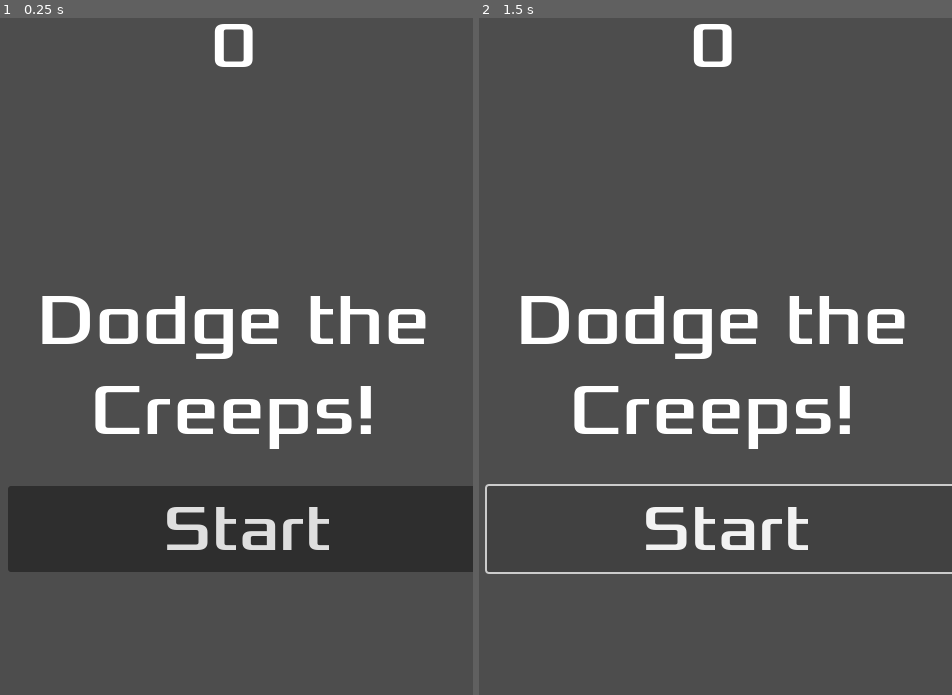
Above: before the commit, frames 1-2 (left to right).
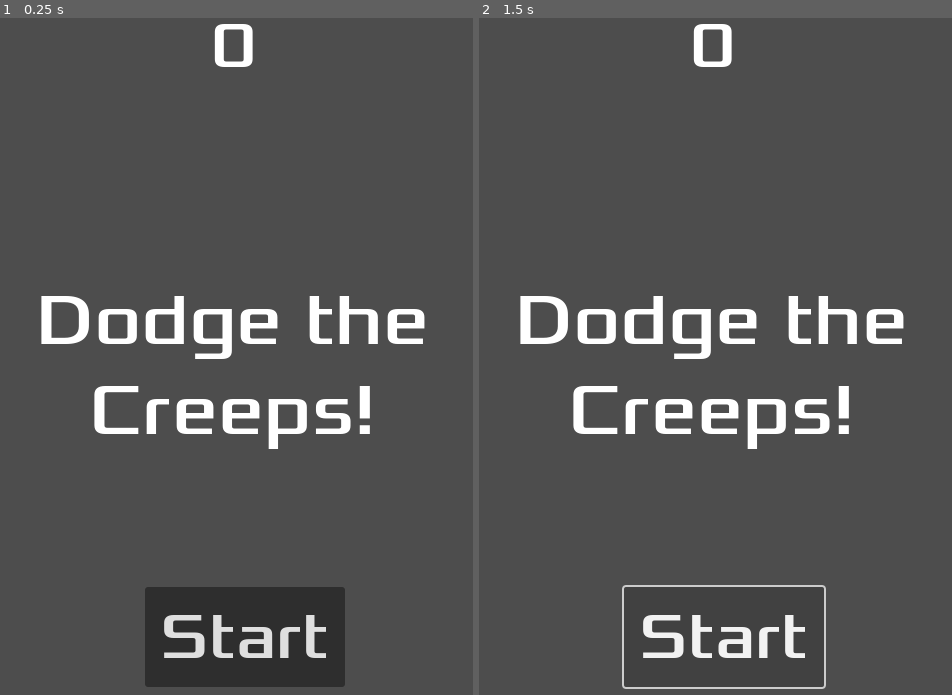
Above: after the commit, the same moments.

Repository: john9francis/first-godot
Game: Godot game, scene res://hud.tscn
Same seed, same stepped clock (60 frames per second), same inputs: the game is played once before the commit and once after it. This scene is started directly instead of the project's main scene.
Inputs:
- Up to frame 1 (0.25 s): no input
- Up to frame 2 (1.5 s): click "Start" at 0.5 s; click "Start" at 1.25 s

The runs differ from the first frame. In frame 1, 20% of the frame differs, in the area x 1-100%, y 41-99%; in frame 2, 3.7%.

Commit message:
set up hud with correct configuration

Diff:
--- a/hud.tscn
+++ b/hud.tscn
@@ -22,9 +22,9 @@
 anchor_top = 0.5
 anchor_right = 0.5
 anchor_bottom = 0.5
-offset_left = -265.5
+offset_left = -240.0
 offset_top = -90.0
-offset_right = 265.5
+offset_right = 240.0
 offset_bottom = 90.0
 grow_horizontal = 2
 grow_vertical = 2
@@ -35,18 +35,21 @@
 autowrap_mode = 2
 
 [node name="StartButton" type="Button" parent="."]
-anchors_preset = 14
-anchor_top = 0.5
-anchor_right = 1.0
-anchor_bottom = 0.5
-offset_left = 15.0
-offset_top = 119.0
-offset_right = 15.0
-offset_bottom = 205.0
+anchors_preset = 7
+anchor_left = 0.5
+anchor_top = 1.0
+anchor_right = 0.5
+anchor_bottom = 1.0
+offset_left = -88.5
+offset_top = -140.0
+offset_right = 111.5
+offset_bottom = -40.0
 grow_horizontal = 2
-grow_vertical = 2
+grow_vertical = 0
 theme_override_fonts/font = ExtResource("1_btulg")
 theme_override_font_sizes/font_size = 64
 text = "Start"
 
 [node name="MessageTimer" type="Timer" parent="."]
+wait_time = 2.0
+one_shot = true
